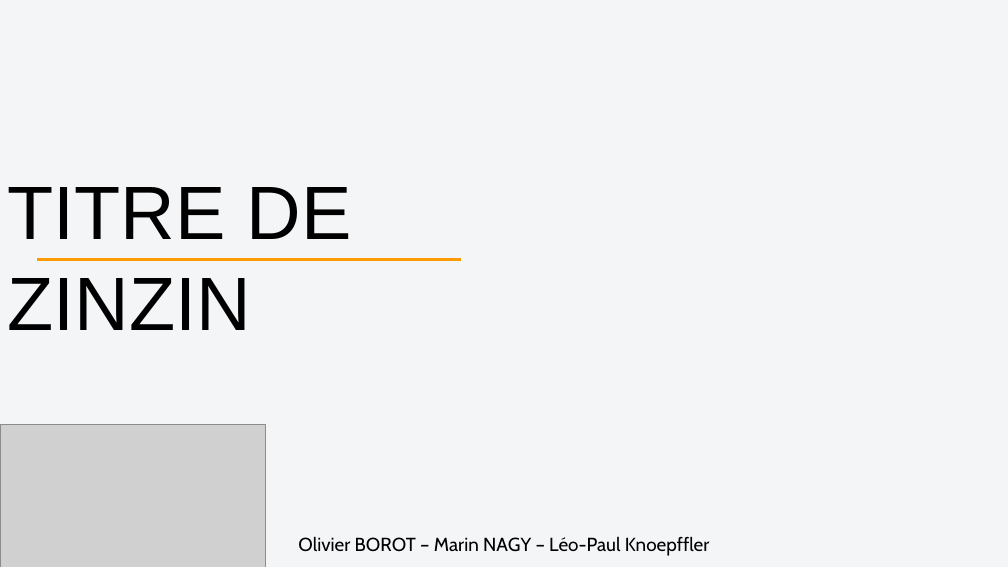
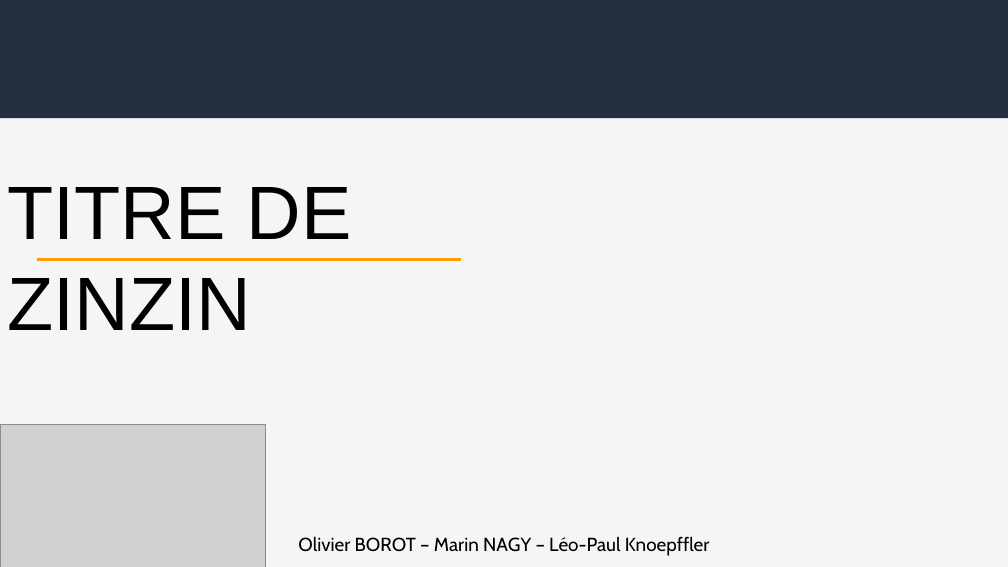
Before and after one commit to OlivierBOROT/SISE-Challenge-WebMining, a slide deck: slide 1 of Présentation_orale.pptx. Drawn at 1008x567 pixels with LibreOffice and Linux fonts; fonts in the diff are those of the drawing; grey boxes stand for pictures. Boxes give left, top, right and bottom in pixels: in the first picture for what was removed or moved away, otherwise in the second. Text is boxed around its words. In the diff, an @@ line names an element or a change of style, - is before the commit and + after.

```diff
--- a/Présentation_orale.pptx
+++ b/Présentation_orale.pptx
@@ rectangle added at [0,0,1008,118], fill #232F3E @@
```
Also in this commit, not shown: 7 other files.
